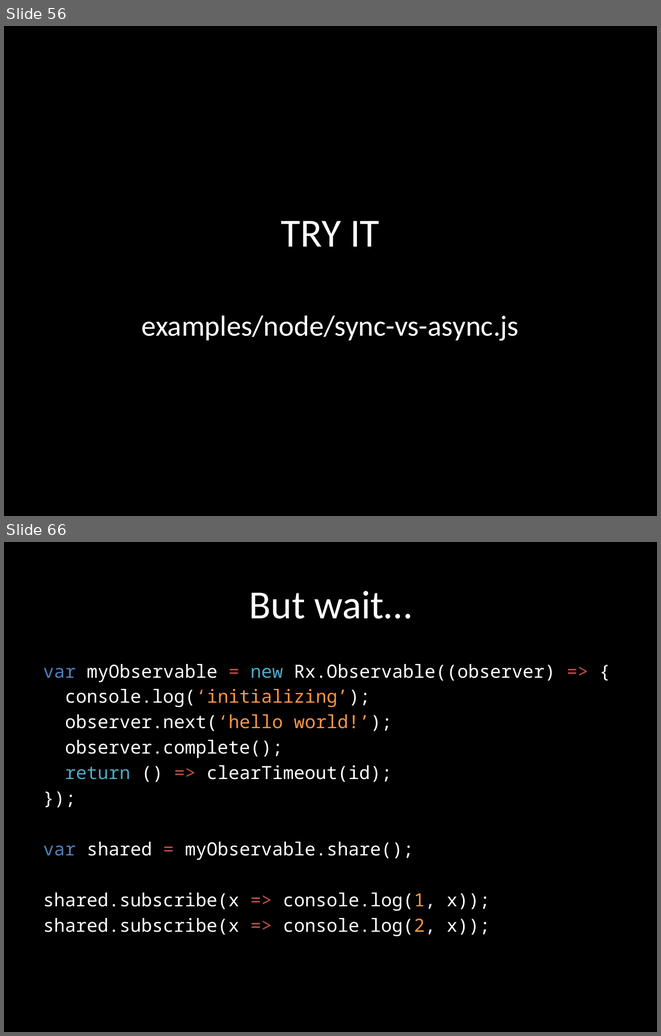
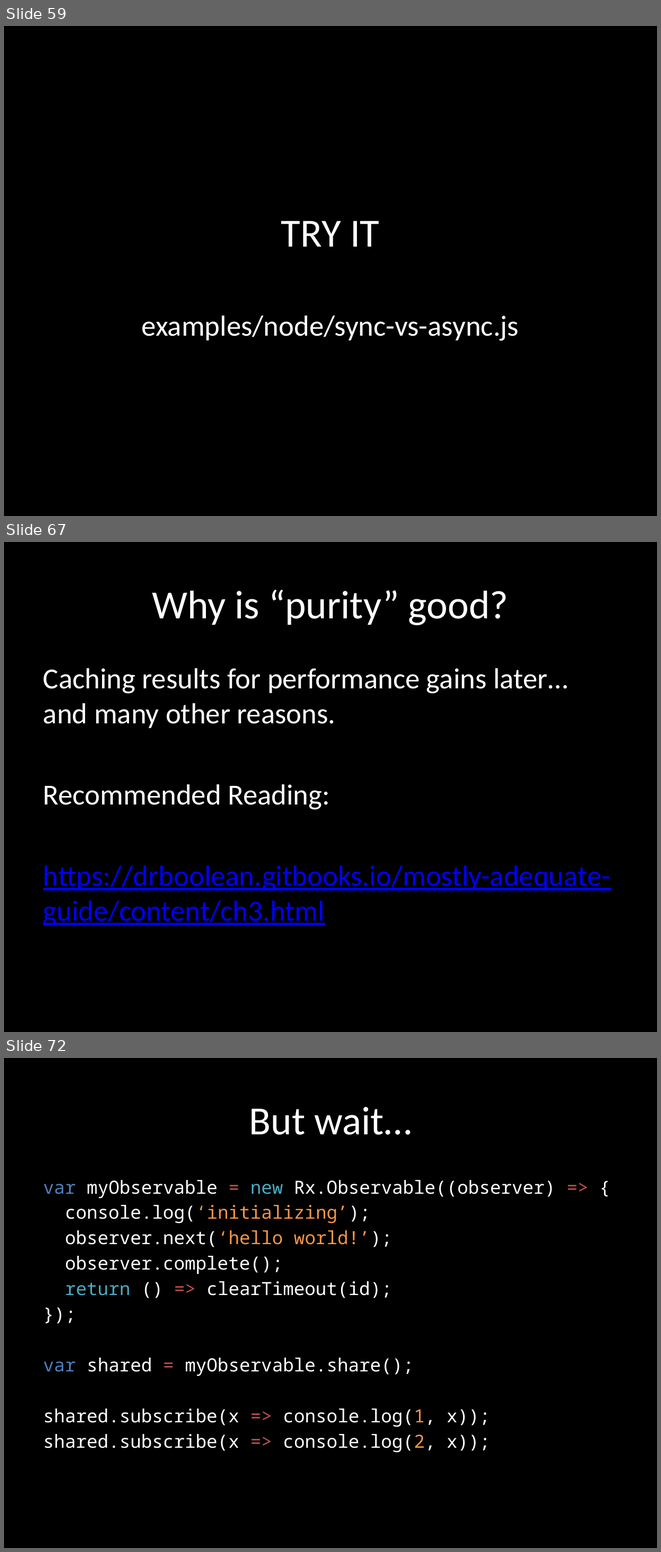
Before and after one commit to benlesh/rxjs-workshop-angular, a slide deck: rxjs-workshop.pptx. Shown one above the other, each under a label of ours: slides 56 and 66 before the commit, slides 59, 67 and 72 after it; the slides between them are not shown. The pictures are 661x1036 and 661x1552 pixels, drawn with LibreOffice and Linux fonts; fonts in the diff are those of the drawing. Boxes give left, top, right and bottom in pixels: in the first picture for what was removed or moved away, otherwise in the second. Text is boxed around its words. In the diff, an @@ line names an element or a change of style, - is before the commit and + after.

```diff
--- a/rxjs-workshop.pptx
+++ b/rxjs-workshop.pptx
@@ slide 67 added at (4, 542, 657, 1032), background #000000 @@
@@ title added at (152, 590, 509, 625), 44 pt, text #FFFFFF @@
+Why is “purity” good?
@@ text added at (43, 668, 610, 926), 32 pt, text #FFFFFF @@
+Caching results for performance gains later… and many other reasons.
+Recommended Reading:
+https://drboolean.gitbooks.io/mostly-adequate-guide/content/ch3.html
@@ what was slide 56 is now slide 59 @@
@@ what was slide 66 is now slide 72 @@
```
Also in this commit, not shown: 3 slides changed, 8 other slides added, 3 slides removed, 5 other files.
